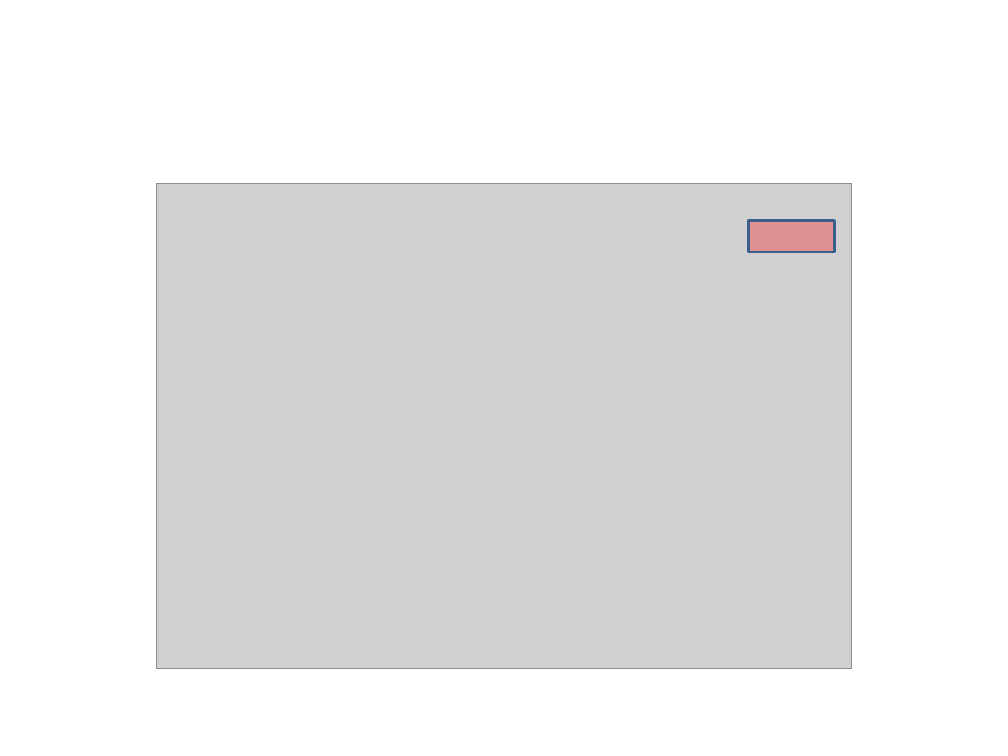
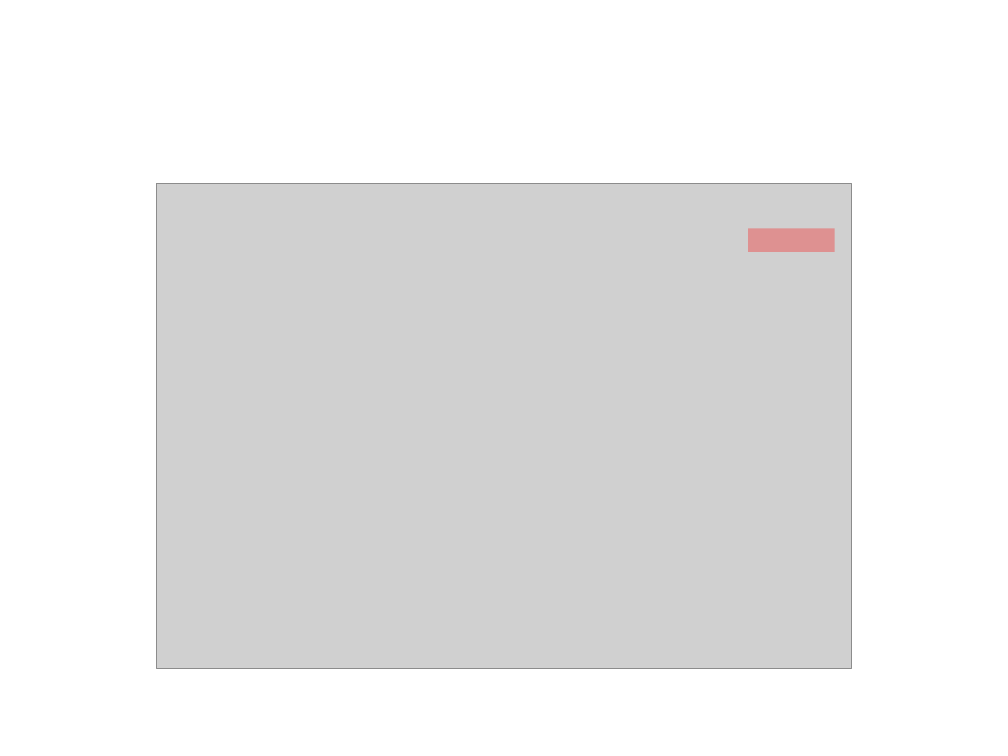
Before and after one commit to markisme/healthcare, a slide deck: slide 2 of AITerm/doc/최종데모/최종보고서/최종문서 그림편집.pptx. Drawn at 1008x756 pixels with LibreOffice and Linux fonts; fonts in the diff are those of the drawing; grey boxes stand for pictures. Boxes give left, top, right and bottom in pixels: in the first picture for what was removed or moved away, otherwise in the second. Text is boxed around its words. In the diff, an @@ line names an element or a change of style, - is before the commit and + after.

```diff
--- a/AITerm/doc/최종데모/최종보고서/최종문서 그림편집.pptx
+++ b/AITerm/doc/최종데모/최종보고서/최종문서 그림편집.pptx
@@ rectangle: place and size @@
-rectangle at <box>748,221,835,252</box>
+rectangle at <box>748,229,835,252</box>
@@ rectangle at <box>748,229,835,252</box>: outline #3A5F8C 2 pt to none @@
```
Also in this commit, not shown: 1 other slide changed, 1 slide added, 1 slide removed, 1 other file.
